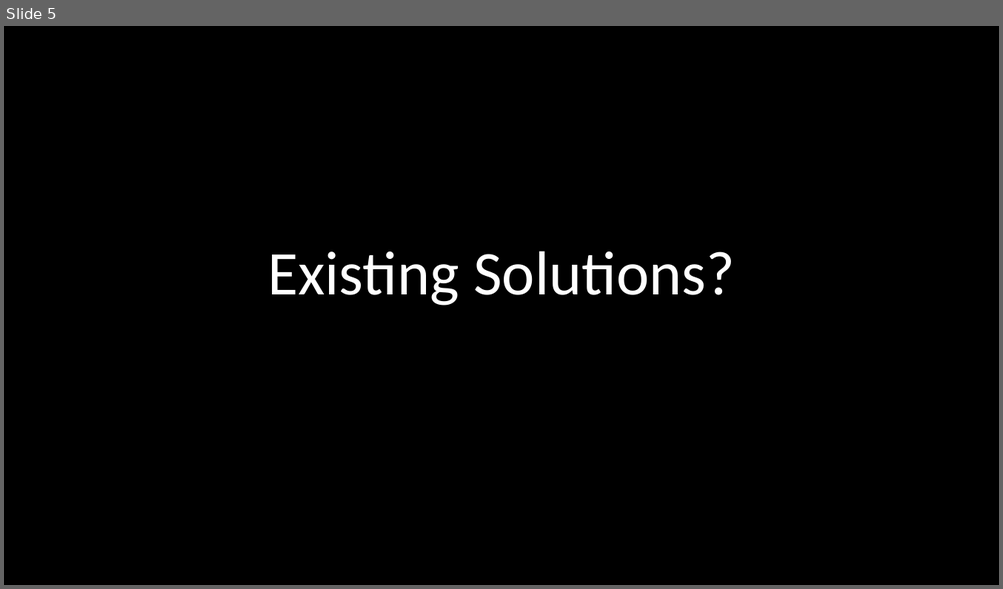
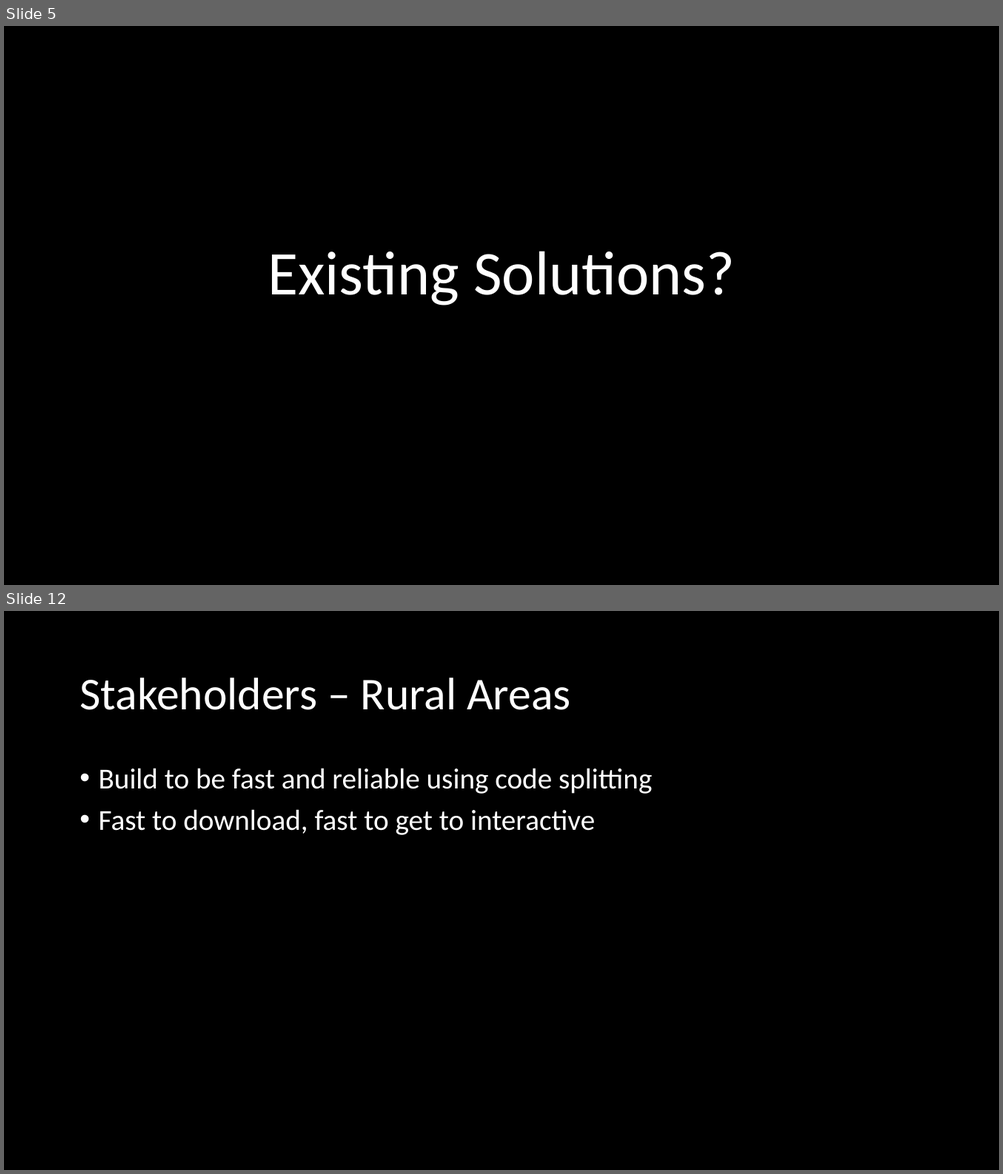
Before and after one commit to DH2018-FindC/FindC, a slide deck: Presentation.pptx. Shown one above the other, each under a label of ours: slide 5 before the commit, slides 5 and 12 after it; the slides between them are not shown. The pictures are 1003x589 and 1003x1174 pixels, drawn with LibreOffice and Linux fonts; fonts in the diff are those of the drawing; background and template pictures are left out. Boxes give left, top, right and bottom in pixels: in the first picture for what was removed or moved away, otherwise in the second. Text is boxed around its words. In the diff, an @@ line names an element or a change of style, - is before the commit and + after.

```diff
--- a/Presentation.pptx
+++ b/Presentation.pptx
@@ slide 12 added at box(4, 611, 999, 1170), background #000000 @@
@@ title added at box(79, 678, 570, 710), 44 pt, text #FFFFFF @@
+Stakeholders – Rural Areas
@@ text added at box(99, 768, 652, 835), 28 pt, text #FFFFFF @@
+• Build to be fast and reliable using code splitting
+• Fast to download, fast to get to interactive
```
Also in this commit, not shown: 1 slide changed, 10 other slides added, 1 slide removed, 1 other file.
